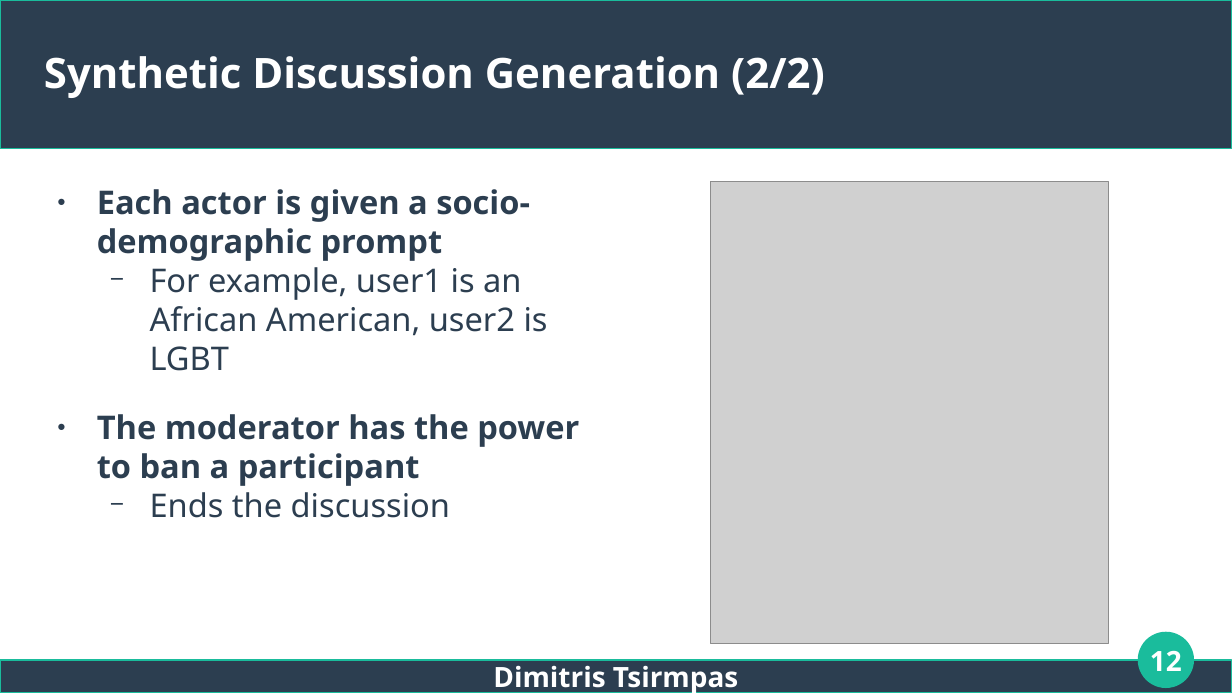
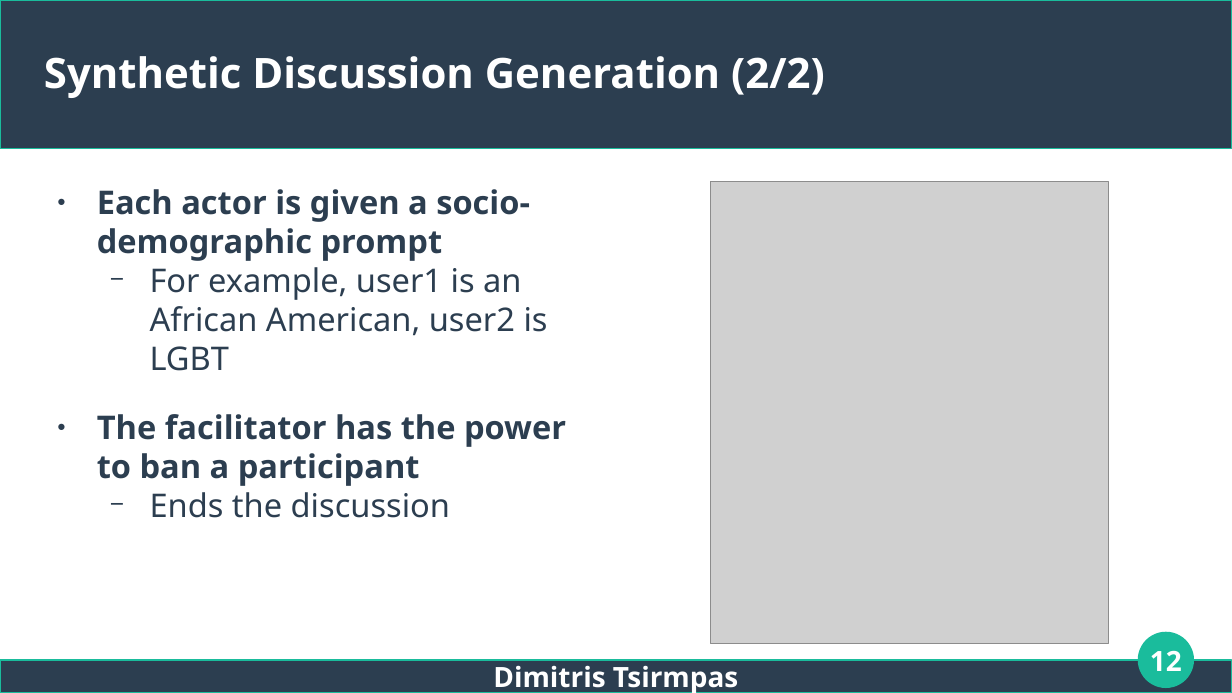
Before and after one commit to dimits-ts/llm_moderation_research, a slide deck: slide 12 of presentations/thesis.odp. Drawn at 1232x693 pixels with LibreOffice and Linux fonts; fonts in the diff are those of the drawing; grey boxes stand for pictures. Boxes give left, top, right and bottom in pixels: in the first picture for what was removed or moved away, otherwise in the second. Text is boxed around its words. In the diff, an @@ line names an element or a change of style, - is before the commit and + after.

```diff
--- a/presentations/thesis.odp
+++ b/presentations/thesis.odp
@@ text at (97,414,566,486): text changed @@
-● The moderator has the power to ban a participant
+● The facilitator has the power to ban a participant
```
Also in this commit, not shown: 17 other slides changed, 2 slides added, 1 slide removed.
